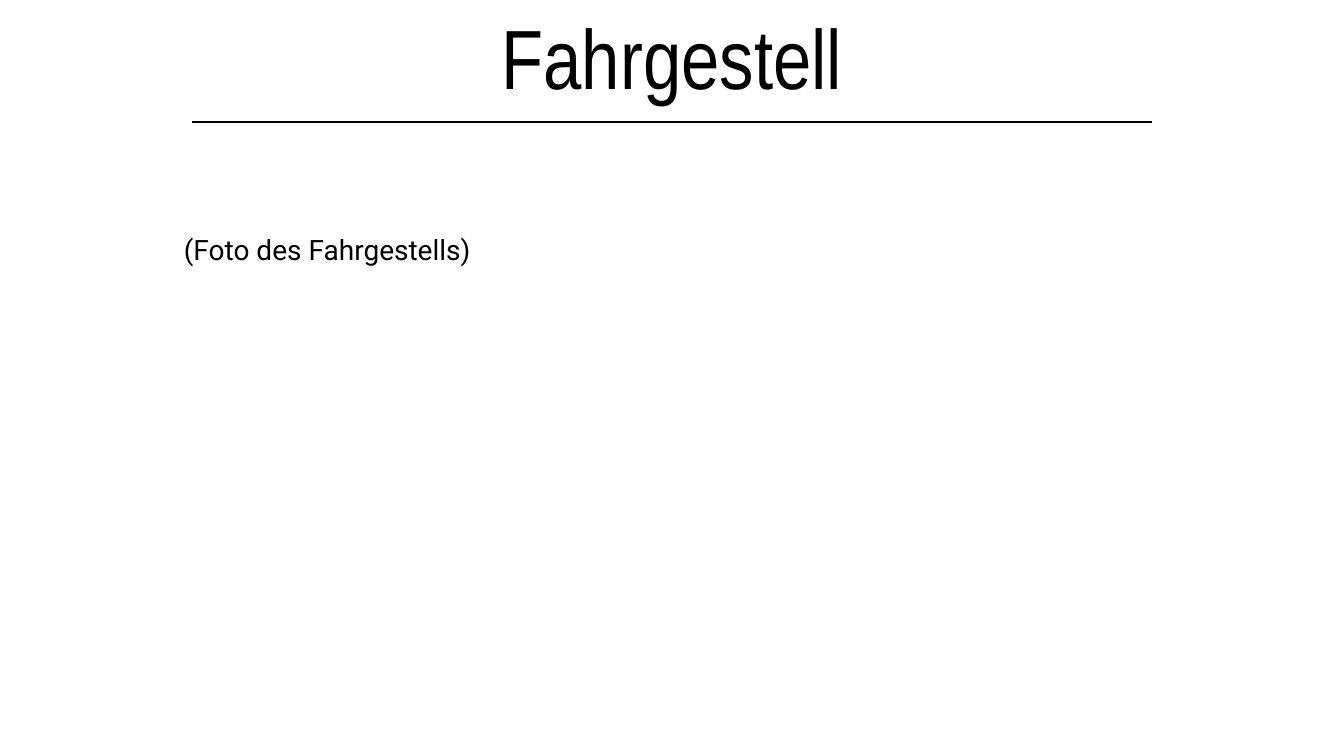
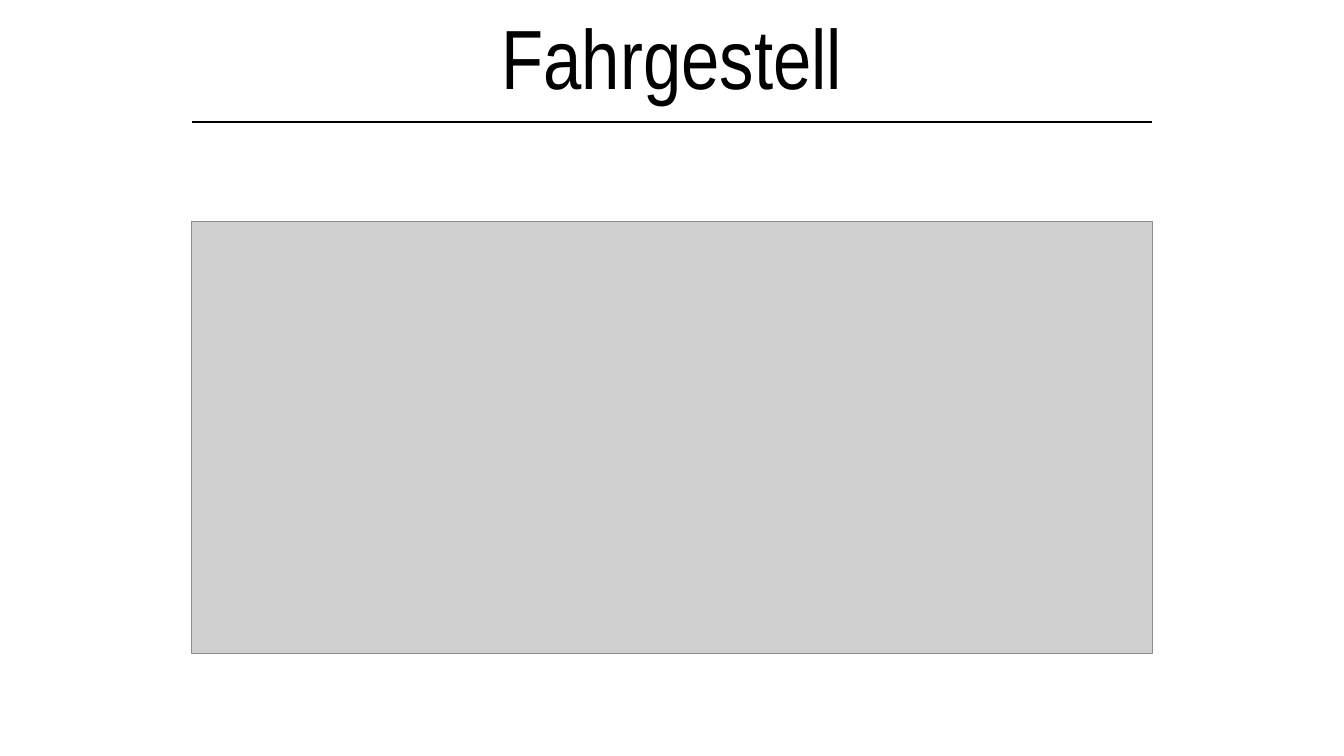
Before and after one commit to lsswchmnn/tank, a slide deck: slide 9 of Präsentation/Kettenfahrzeug.pptx (slide 8 before the commit). Drawn at 1344x756 pixels with LibreOffice and Linux fonts; fonts in the diff are those of the drawing; grey boxes stand for pictures. Boxes give left, top, right and bottom in pixels: in the first picture for what was removed or moved away, otherwise in the second. Text is boxed around its words. In the diff, an @@ line names an element or a change of style, - is before the commit and + after.

```diff
--- a/Präsentation/Kettenfahrzeug.pptx
+++ b/Präsentation/Kettenfahrzeug.pptx
@@ subtitle removed at [184, 237, 471, 266] @@
-(Foto des Fahrgestells)
@@ picture added at [192, 221, 1152, 653] @@
```
Also in this commit, not shown: 4 other slides changed, 13 slides added, 2 slides removed, 5 other files.
